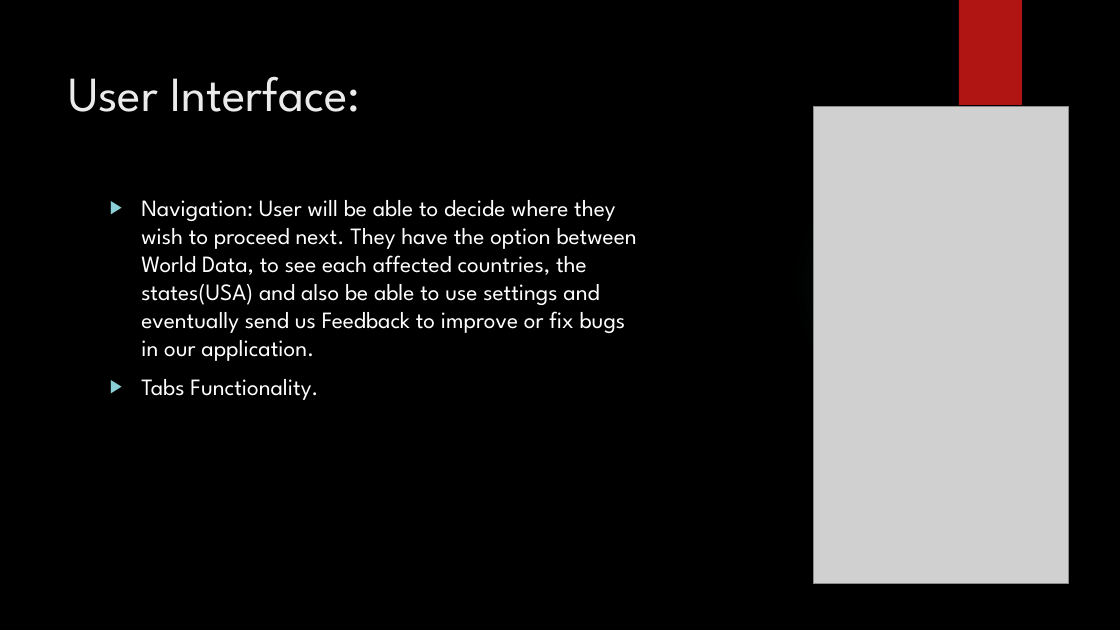
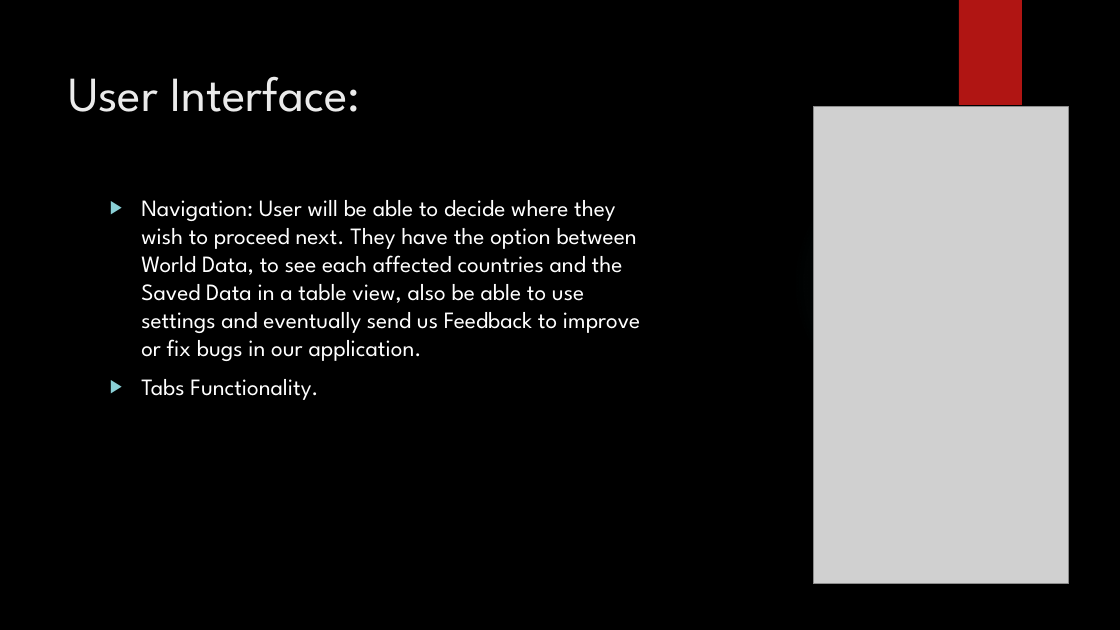
Before and after one commit to TsidAznar/WAPCENG319, a slide deck: slide 8 of Final Presentation.pptx. Drawn at 1120x630 pixels with LibreOffice and Linux fonts; fonts in the diff are those of the drawing; grey boxes stand for pictures; background and template pictures are left out. Boxes give left, top, right and bottom in pixels: in the first picture for what was removed or moved away, otherwise in the second. Text is boxed around its words. In the diff, an @@ line names an element or a change of style, - is before the commit and + after.

```diff
--- a/Final Presentation.pptx
+++ b/Final Presentation.pptx
@@ text at (141, 200, 640, 361): text changed @@
-▶ Navigation: User will be able to decide where they wish to proceed next. They have the option between World Data, to see each affected countries, the states(USA) and also be able to use settings and eventually send us Feedback to improve or fix bugs in our application.
+▶ Navigation: User will be able to decide where they wish to proceed next. They have the option between World Data, to see each affected countries and the Saved Data in a table view, also be able to use settings and eventually send us Feedback to improve or fix bugs in our application.
```
Also in this commit, not shown: 3 other slides changed, 1 slide added.
